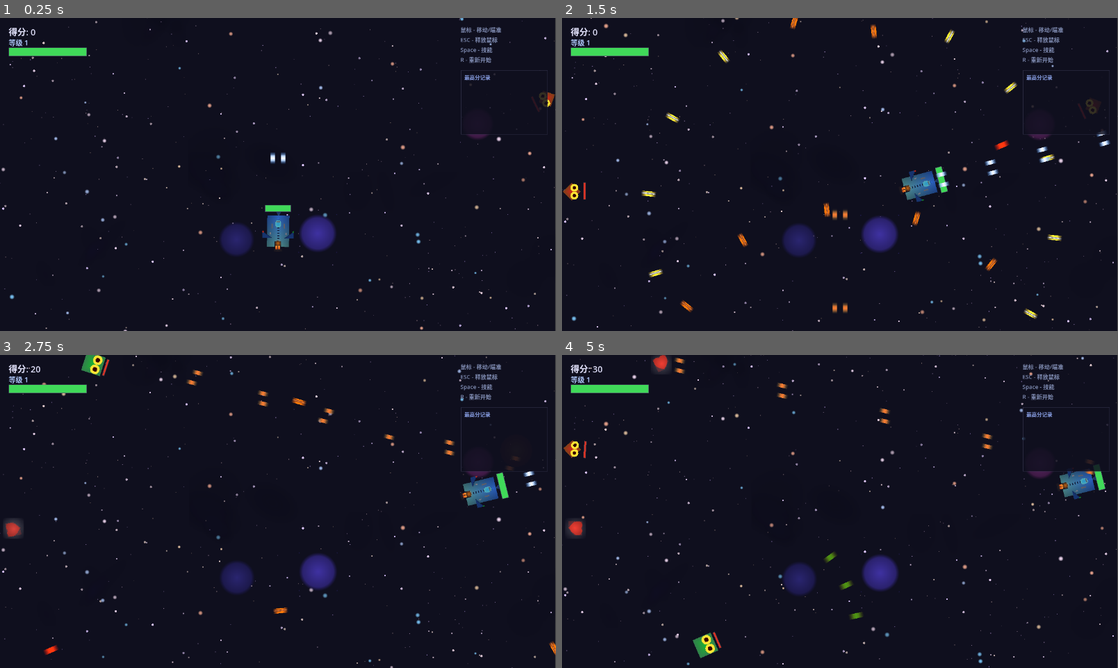
Above: before the commit, frames 1-4 (two rows, left to right).
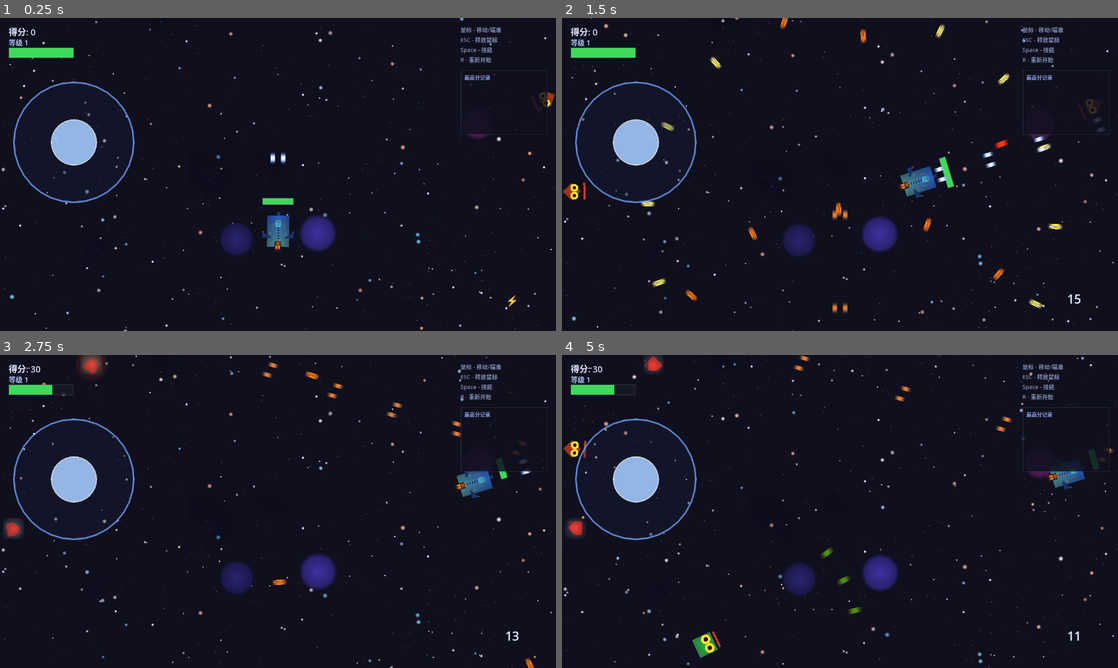
Above: after the commit, the same moments.

Repository: July-X/godot-game-one
Game: Godot game, scene res://scenes/main.tscn
The game is run twice, just before and just after one commit, with the same random seed, the same clock (stepped at 60 frames per second) and the same inputs.
Inputs:
- Up to frame 1 (0.25 s): no input
- Up to frame 2 (1.5 s): click "⚡" at 0.5 s; click "15" at 1.25 s
- Up to frame 3 (2.75 s): click "14" at 2 s
- Up to frame 4 (5 s): click "13" at 2.75 s; click "13" at 3.5 s; click "12" at 4.25 s

The runs differ from the first frame. In frame 1, 2.0% of the frame differs, in the area x 1-100%, y 0-100%; in frame 2, 3.9%, in the area x 0-100%, y 0-100%; in frame 3, 3.7%; in frame 4, 3.4%.

Commit message:
fix: 修复背景铺满全屏+摇杆PC可用+BGM音量提升+实体放大1倍+道具外观区分

Diff:
--- a/scenes/entities/player.tscn
+++ b/scenes/entities/player.tscn
@@ -31,22 +31,6 @@
 [sub_resource type="CircleShape2D" id="7"]
 radius = 280.0
 
-[sub_resource type="StyleBoxFlat" id="8"]
-bg_color = Color(0.15, 0.15, 0.2, 0.85)
-border_width_left = 1
-border_width_top = 1
-border_width_right = 1
-border_width_bottom = 1
-border_color = Color(0.3, 0.3, 0.4, 1.0)
-
-[sub_resource type="StyleBoxFlat" id="9"]
-bg_color = Color(0.25, 0.85, 0.35, 1.0)
-border_width_left = 1
-border_width_top = 1
-border_width_right = 1
-border_width_bottom = 1
-border_color = Color(0.3, 0.3, 0.4, 1.0)
-
 [node name="Player" type="CharacterBody2D"]
 collision_layer = 1
 collision_mask = 4
@@ -76,16 +60,13 @@
 [node name="CollisionShape2D" type="CollisionShape2D" parent="PickupArea"]
 shape = SubResource("7")
 
-[node name="ShieldContainer" type="Node2D" parent="."]
-z_index = 3
-
 [node name="HealthBar" type="ProgressBar" parent="."]
-offset_left = -30.0
-offset_top = -56.0
-offset_right = 30.0
-offset_bottom = -40.0
-show_percentage = false
+offset_left = -36.0
+offset_top = -72.0
+offset_right = 36.0
+offset_bottom = -56.0
 max_value = 3.0
 value = 3.0
-theme_override_styles/background = SubResource("8")
-theme_override_styles/fill = SubResource("9")
+show_percentage = false
+
+[node name="ShieldContainer" type="Node2D" parent="."]
--- a/scenes/main.tscn
+++ b/scenes/main.tscn
@@ -1,22 +1,27 @@
-[gd_scene format=3 uid="uid://h2knst60deap"]
+[gd_scene load_steps=3 format=3]
 
-[ext_resource type="Script" uid="uid://ynas1xbwywjy" path="res://scripts/main.gd" id="1"]
+[ext_resource type="Script" path="res://scripts/main.gd" id="1"]
+[ext_resource type="Script" path="res://scripts/mobile_controls.gd" id="2"]
 
-[node name="Main" type="Node2D" unique_id=1703932740]
+[node name="Main" type="Node2D"]
 script = ExtResource("1")
 
-[node name="Camera2D" type="Camera2D" parent="." unique_id=395155439]
+[node name="Camera2D" type="Camera2D" parent="."]
 position = Vector2(640, 360)
 
-[node name="BgColor" type="ColorRect" parent="." unique_id=1443582028]
+[node name="BgColor" type="ColorRect" parent="."]
 z_index = -100
-anchors_preset = 15
-anchor_right = 1.0
-anchor_bottom = 1.0
 offset_left = -100.0
 offset_top = -100.0
-offset_right = 1278.0
-offset_bottom = 732.0
-grow_horizontal = 2
-grow_vertical = 2
-color = Color(0.06, 0.08, 0.18, 1)
+offset_right = 1380.0
+offset_bottom = 820.0
+color = Color(0.06, 0.08, 0.18, 1.0)
+
+[node name="Starfield1" type="Sprite2D" parent="."]
+z_index = -2
+
+[node name="Starfield2" type="Sprite2D" parent="."]
+z_index = -1
+
+[node name="MobileControls" type="CanvasLayer" parent="."]
+script = ExtResource("2")
--- a/scenes/ui/hud.tscn
+++ b/scenes/ui/hud.tscn
@@ -50,8 +50,8 @@
 [node name="HealthBar" type="ProgressBar" parent="." unique_id=913072449]
 offset_left = 20.0
 offset_top = 68.0
-offset_right = 200.0
-offset_bottom = 88.0
+offset_right = 170.0
+offset_bottom = 92.0
 theme_override_styles/background = SubResource("1")
 theme_override_styles/fill = SubResource("2")
 max_value = 3.0
@@ -83,8 +83,8 @@
 anchor_left = 1.0
 anchor_right = 1.0
 anchor_bottom = 1.0
-offset_left = -120.0
-offset_top = -120.0
+offset_left = -168.0
+offset_top = -168.0
 offset_right = -24.0
 offset_bottom = -24.0
 grow_horizontal = 0
@@ -96,19 +96,27 @@
 
 [node name="SkillCooldown" type="ColorRect" parent="SkillButton" unique_id=1834192477]
 layout_mode = 0
-offset_right = 96.0
-offset_bottom = 96.0
+offset_right = 144.0
+offset_bottom = 144.0
 mouse_filter = 2
 color = Color(0, 0, 0, 0)
 script = ExtResource("2")
 
 [node name="SkillLabel" type="Label" parent="SkillButton" unique_id=1350867425]
-layout_mode = 0
-offset_right = 96.0
-offset_bottom = 96.0
+layout_mode = 1
+anchors_preset = -1
+anchor_top = 0.90800005
+anchor_right = 0.901
+anchor_bottom = 1.0
+offset_left = -9.0
+offset_top = -18.512024
+offset_right = 14.255997
+grow_horizontal = 2
+grow_vertical = 2
 theme_override_colors/font_color = Color(0.9, 0.95, 1, 1)
-theme_override_font_sizes/font_size = 22
-text = "⚡"
+theme_override_font_sizes/font_size = 30
+text = "⚡⚡
+⚡⚡"
 horizontal_alignment = 1
 vertical_alignment = 1
 
--- a/scripts/bgm_manager.gd
+++ b/scripts/bgm_manager.gd
@@ -11,8 +11,7 @@
 	if _bgm_player == null:
 		return
 	_bgm_player.stream = _generate_bgm()
-	## 使用默认 bus
-	_bgm_player.volume_db = -12.0
+	_bgm_player.volume_db = -3.0
 	_bgm_player.play()
 	_is_playing = true
 	_bgm_player.finished.connect(_on_bgm_finished)
@@ -23,19 +22,17 @@
 	_is_playing = false
 
 func _on_bgm_finished() -> void:
-	## 循环播放
 	if _bgm_player != null:
 		_bgm_player.stream = _generate_bgm()
 		_bgm_player.play()
 
 func _generate_bgm() -> AudioStreamWAV:
-	## 生成 8-bit 风格循环背景音乐
 	var sample_rate: int = 44100
 	var duration: float = 8.0
 	var num_samples: int = int(sample_rate * duration)
 	var data := PackedByteArray()
-	data.resize(num_samples * 2)
-	## 低音贝斯线
+	data.resize(num_samples * 4)
+	## 贝斯线
 	var bass_notes := [65.41, 82.41, 73.42, 87.31]
 	## 和弦
 	var chord_notes := [[130.81, 164.81, 196.0], [164.81, 196.0, 246.94], [146.83, 174.61, 220.0], [174.61, 220.0, 261.63]]
@@ -45,36 +42,45 @@
 	for i in num_samples:
 		var t: float = float(i) / sample_rate
 		var sample_value: float = 0.0
-		## 贝斯
+		## 贝斯（方波，更响亮）
 		var bass_idx: int = int(t / (duration / bass_notes.size())) % bass_notes.size()
 		var bass_freq: float = bass_notes[bass_idx]
-		sample_value += sin(t * TAU * bass_freq) * 0.15
-		## 和弦（每 2 秒换一个）
+		var bass_phase: float = fmod(t * bass_freq, 1.0)
+		var bass_wave: float = 1.0 if bass_phase < 0.5 else -1.0
+		sample_value += bass_wave * 0.25
+		## 和弦（锯齿波）
 		var chord_idx: int = int(t / (duration / chord_notes.size())) % chord_notes.size()
 		for chord_note in chord_notes[chord_idx]:
-			sample_value += sin(t * TAU * chord_note) * 0.06
-		## 旋律
+			var ch_phase: float = fmod(t * chord_note, 1.0)
+			var ch_wave: float = 2.0 * ch_phase - 1.0
+			sample_value += ch_wave * 0.1
+		## 旋律（三角波，带颤音）
 		var melody_idx: int = int(t / note_duration) % melody_notes.size()
 		var mel_freq: float = melody_notes[melody_idx]
+		var vibrato: float = sin(t * TAU * 5.0) * 3.0
+		var mel_phase: float = fmod(t * (mel_freq + vibrato), 1.0)
+		var mel_wave: float = 2.0 * abs(2.0 * mel_phase - 1.0) - 1.0
 		var mel_t: float = fmod(t, note_duration) / note_duration
-		var mel_env: float = max(1.0 - mel_t * 2.0, 0.0)
-		sample_value += sin(t * TAU * mel_freq) * 0.1 * mel_env
-		## 鼓点（每 0.5 秒）
+		var mel_env: float = max(1.0 - mel_t * 1.5, 0.0)
+		sample_value += mel_wave * 0.2 * mel_env
+		## 鼓点
 		var beat_t: float = fmod(t, 0.5)
-		if beat_t < 0.05:
-			var kick: float = sin(beat_t * TAU * 80.0) * 0.3 * (1.0 - beat_t / 0.05)
-			sample_value += kick
-		elif beat_t > 0.25 and beat_t < 0.28:
-			var hihat: float = (randf() - 0.5) * 0.15 * (1.0 - (beat_t - 0.25) / 0.03)
-			sample_value += hihat
+		if beat_t < 0.06:
+			var kick_env: float = 1.0 - beat_t / 0.06
+			sample_value += sin(beat_t * TAU * 60.0) * 0.4 * kick_env
+		elif beat_t > 0.25 and beat_t < 0.3:
+			var hihat_env: float = 1.0 - (beat_t - 0.25) / 0.05
+			sample_value += (randf() - 0.5) * 0.25 * hihat_env
 		## 限制
-		sample_value = clamp(sample_value, -0.8, 0.8)
+		sample_value = clamp(sample_value, -0.9, 0.9)
 		var si: int = clampi(int(sample_value * 32767), -32768, 32767)
-		data[i * 2] = si & 0xFF
-		data[i * 2 + 1] = (si >> 8) & 0xFF
+		data[i * 4] = si & 0xFF
+		data[i * 4 + 1] = (si >> 8) & 0xFF
+		data[i * 4 + 2] = si & 0xFF
+		data[i * 4 + 3] = (si >> 8) & 0xFF
 	var stream := AudioStreamWAV.new()
 	stream.format = AudioStreamWAV.FORMAT_16_BITS
-	stream.stereo = false
+	stream.stereo = true
 	stream.mix_rate = sample_rate
 	stream.data = data
 	return stream
--- a/scripts/mobile_controls.gd
+++ b/scripts/mobile_controls.gd
@@ -6,7 +6,7 @@
 var _move_vector: Vector2 = Vector2.ZERO
 var _joystick_center: Vector2 = Vector2.ZERO
 var _move_touch_id: int = -1
-var _is_mobile: bool = false
+var _is_mouse_dragging: bool = false
 var _ui_root: Control
 var _base_node: Panel
 var _knob_node: Panel
@@ -16,23 +16,32 @@
 signal move_input(vector: Vector2)
 
 func _ready() -> void:
-	_is_mobile = OS.has_feature("android") or DisplayServer.is_touchscreen_available()
-	if not _is_mobile:
-		hide()
-		set_process(false)
-		set_process_input(false)
-		return
 	_joystick_center = _calc_joystick_center()
 	_build_visual_nodes()
 	_update_visual_knob(_joystick_center)
 
 func _unhandled_input(event: InputEvent) -> void:
-	if not _is_mobile:
-		return
-
-	if event is InputEventScreenTouch:
+	## 鼠标控制（PC 端）
+	if event is InputEventMouseButton:
 		if event.pressed:
-			if _move_touch_id == -1 and event.position.x < get_viewport().size.x * 0.45:
+			if _is_in_joystick_area(event.position):
+				_is_mouse_dragging = true
+				_set_active_visual(true)
+				_update_move_vector(event.position)
+		else:
+			if _is_mouse_dragging:
+				_is_mouse_dragging = false
+				_move_vector = Vector2.ZERO
+				move_input.emit(Vector2.ZERO)
+				_set_active_visual(false)
+				_update_visual_knob(_joystick_center)
+	elif event is InputEventMouseMotion:
+		if _is_mouse_dragging:
+			_update_move_vector(event.position)
+	## 触屏控制（移动端）
+	elif event is InputEventScreenTouch:
+		if event.pressed:
+			if _move_touch_id == -1 and _is_in_joystick_area(event.position):
 				_move_touch_id = event.index
 				_set_active_visual(true)
 				_update_move_vector(event.position)
@@ -43,10 +52,14 @@
 				move_input.emit(Vector2.ZERO)
 				_set_active_visual(false)
 				_update_visual_knob(_joystick_center)
-
-	if event is InputEventScreenDrag:
+	elif event is InputEventScreenDrag:
 		if event.index == _move_touch_id:
 			_update_move_vector(event.position)
+
+func _is_in_joystick_area(pos: Vector2) -> bool:
+	var dx: float = pos.x - _joystick_center.x
+	var dy: float = pos.y - _joystick_center.y
+	return dx * dx + dy * dy < joystick_radius * joystick_radius * 1.5
 
 func _update_move_vector(current_pos: Vector2) -> void:
 	var delta_v: Vector2 = current_pos - _joystick_center
@@ -68,9 +81,8 @@
 func _build_visual_nodes() -> void:
 	_ui_root = Control.new()
 	_ui_root.set_anchors_and_offsets_preset(Control.PRESET_FULL_RECT)
-	_ui_root.mouse_filter = Control.MOUSE_FILTER_IGNORE
+	_ui_root.mouse_filter = Control.MOUSE_FILTER_PASS
 	add_child(_ui_root)
-
 	_base_node = Panel.new()
 	_base_node.mouse_filter = Control.MOUSE_FILTER_IGNORE
 	_base_node.size = Vector2(joystick_radius * 2.0, joystick_radius * 2.0)
@@ -88,7 +100,6 @@
 	_base_style.corner_radius_bottom_right = int(joystick_radius)
 	_base_node.add_theme_stylebox_override("panel", _base_style)
 	_ui_root.add_child(_base_node)
-
 	var knob_radius: float = joystick_radius * knob_scale
 	_knob_node = Panel.new()
 	_knob_node.mouse_filter = Control.MOUSE_FILTER_IGNORE
Not shown: 1 places in scenes/entities/player.tscn that only renumber resources
